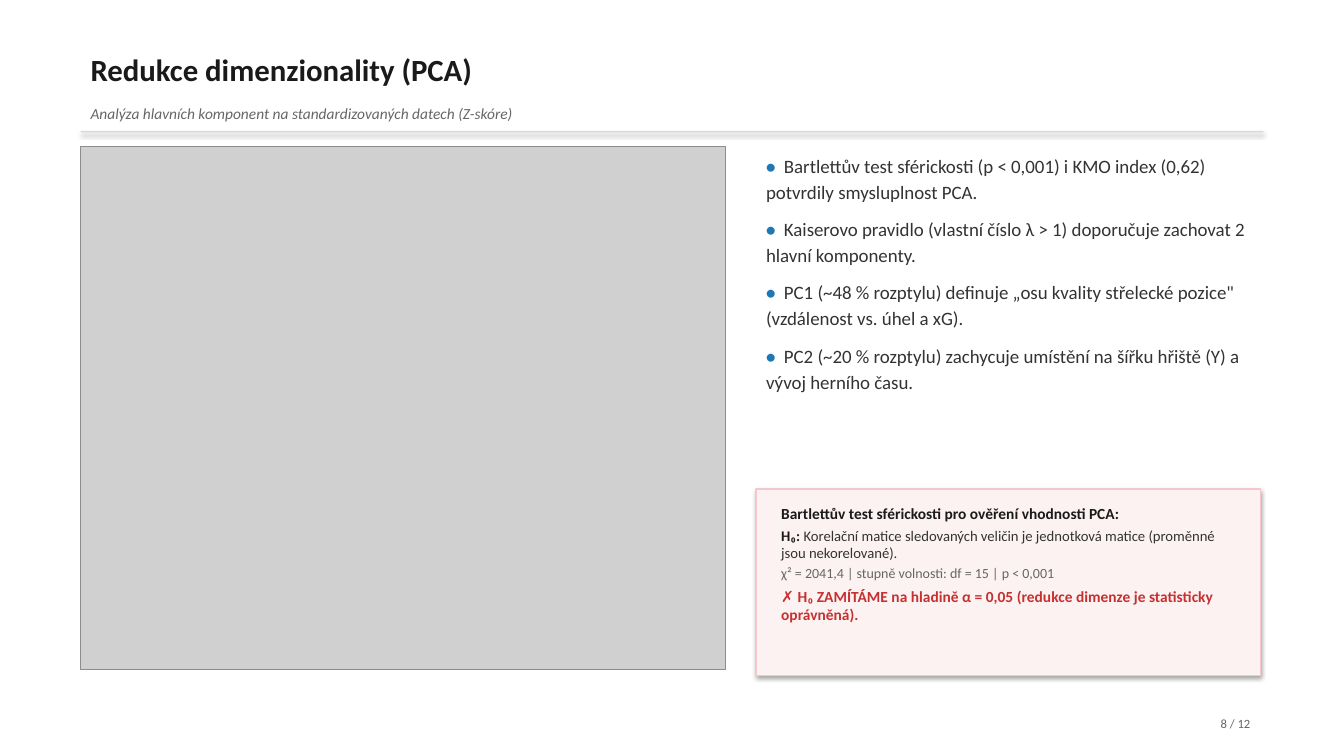
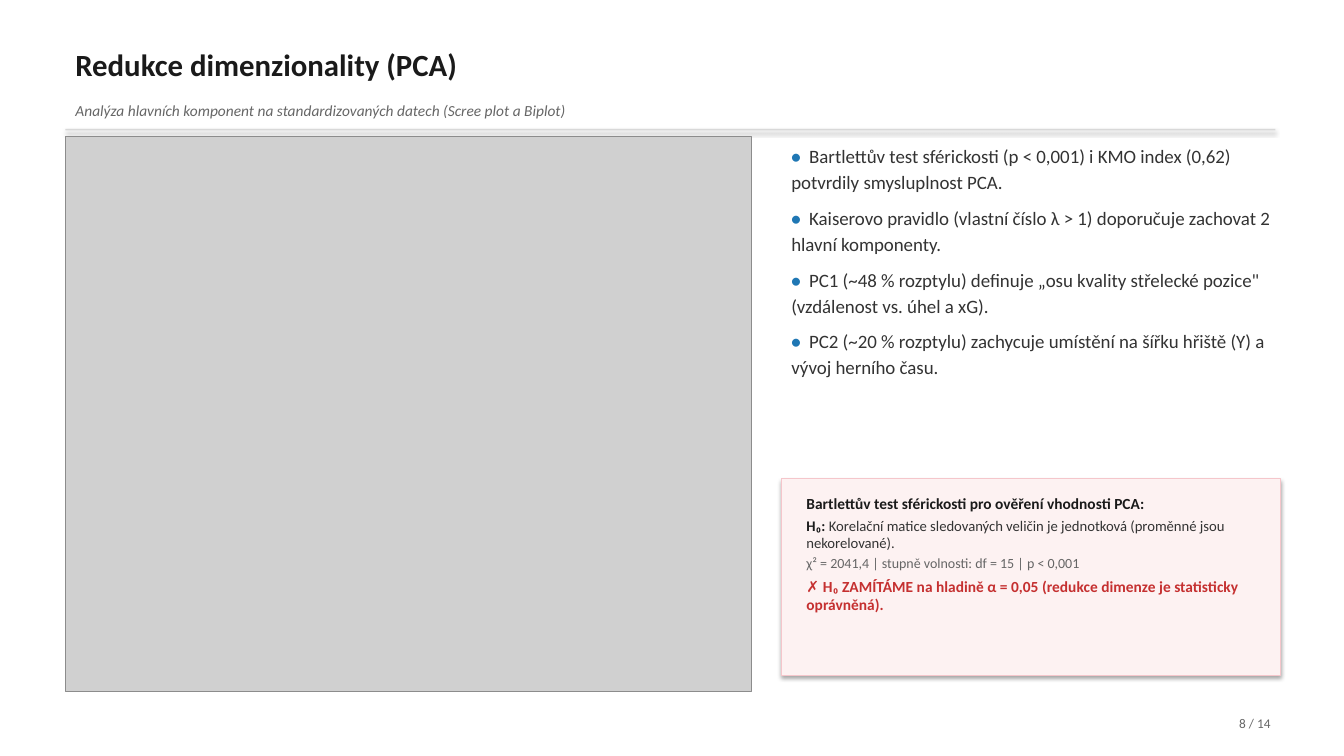
Before and after one commit to jkrejcikova/VMM_project_02, a slide deck: slide 8 of prezentace/prezentace_strelecka_uspesnost.pptx. Drawn at 1344x756 pixels with LibreOffice and Linux fonts; fonts in the diff are those of the drawing; grey boxes stand for pictures. Boxes give left, top, right and bottom in pixels: in the first picture for what was removed or moved away, otherwise in the second. Text is boxed around its words. In the diff, an @@ line names an element or a change of style, - is before the commit and + after.

Commit message:
Kompletni prepracovani VMM projektu: FA Varimax, t-SNE, VIF a 14 slidu PPTX
1. Metodicke rozsireni (metody z prednasek VMM):
- Faktorova analyza s rotaci Varimax (VMM-9): 05c_fa_varimax_loadings.png, identifikovany latentni faktory F1 (kvalita pozice) a F2 (herni hloubka)
- Nelinearni redukce dimenze t-SNE (VMM-10, 11): 05d_tsne_strely.png, separace golovych situaci v nelinearnim prostoru
- Multikolinearita a VIF (VMM-4): tabulka_vif.csv, vsechny hodnoty VIF < 3.0 (dist_m: 2.69, angle: 2.87, xG: 1.74, min: 1.01)

2. Oprava a zlepseni vizualizaci:
- Velke kontrastni pismo v celem matplotlibu (font.size: 14, axes: 15-16, tick: 13)
- Hriste na bilem pozadi (#FFFFFF), sede cary (#a0a0a0, lw=1.5), body s=35/alpha=0.65
- Opraveny Q-Q graf pomoci scipy.stats.probplot s presnymi empirickymi kvantily dat
- Plna Spearmanova korelacni matice s velkymi popiskami
- PCA biplot se zkracenymi sipkami a bezpecnymi okraji
- Forest plot na logaritmicke ose X s prehlednymi p-hodnotami

3. Prezentace (14 slidu PPTX):
- Ciste BILE pozadi (#FFFFFF) na vsech 14 snimcich
- Zadana POUZE sirka width=Inches(6.8), pomer stran zachovan bez deformace
- Symetricke 50/50 rozvrzeni (vlevo velky graf, vpravo 3-4 odrazky a decentni ramecek s H0/H1)

```diff
--- a/prezentace/prezentace_strelecka_uspesnost.pptx
+++ b/prezentace/prezentace_strelecka_uspesnost.pptx
@@ text "Redukce dimenzionality (PCA)": place and size @@
-text "Redukce dimenzionality (PCA)" at box(91, 58, 472, 86)
+text "Redukce dimenzionality (PCA)" at box(75, 53, 456, 81)
@@ text at box(75, 105, 565, 119): text changed @@
-Analýza hlavních komponent na standardizovaných datech (Z-skóre)
+Analýza hlavních komponent na standardizovaných datech (Scree plot a Biplot)
@@ picture: place and size @@
-picture at box(81, 146, 726, 669)
+picture at box(66, 136, 751, 692)
@@ rectangle: place and size @@
-rectangle at box(81, 131, 1263, 132)
+rectangle at box(66, 129, 1275, 130)
@@ text "• Bartlettův test sférickosti (p ...": place and size @@
-text "• Bartlettův test sférickosti (p ..." at box(766, 159, 1245, 392)
+text "• Bartlettův test sférickosti (p ..." at box(791, 149, 1270, 377)
@@ text "• Bartlettův test sférickosti (p ..." at box(791, 149, 1270, 377): less space between paragraphs @@
@@ rectangle: place and size @@
-rectangle at box(756, 489, 1260, 676)
+rectangle at box(781, 479, 1280, 676)
@@ text "Bartlettův test sférickosti pro ověření ...": place and size @@
-text "Bartlettův test sférickosti pro ověření ..." at box(781, 508, 1215, 623)
+text "Bartlettův test sférickosti pro ověření ..." at box(806, 498, 1238, 613)
@@ text at box(806, 520, 1225, 550): text changed @@
-H₀: Korelační matice sledovaných veličin je jednotková matice (proměnné jsou nekorelované).
+H₀: Korelační matice sledovaných veličin je jednotková (proměnné jsou nekorelované).
@@ text at box(1239, 719, 1270, 728): text changed; size 9 to 9.5 pt @@
-8 / 12
+8 / 14
```
Also in this commit, not shown: 11 other slides changed, 2 slides added, 22 other files.
